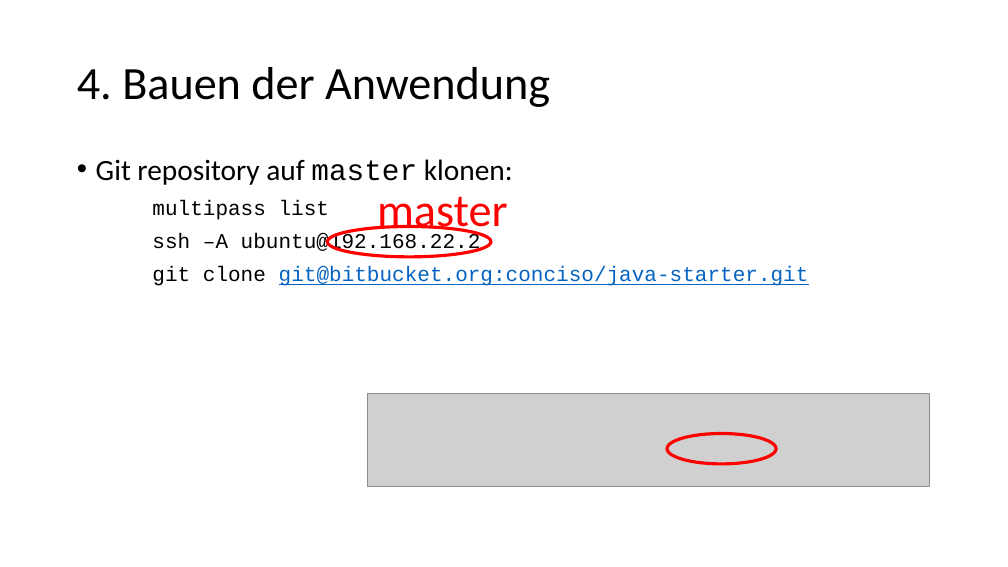
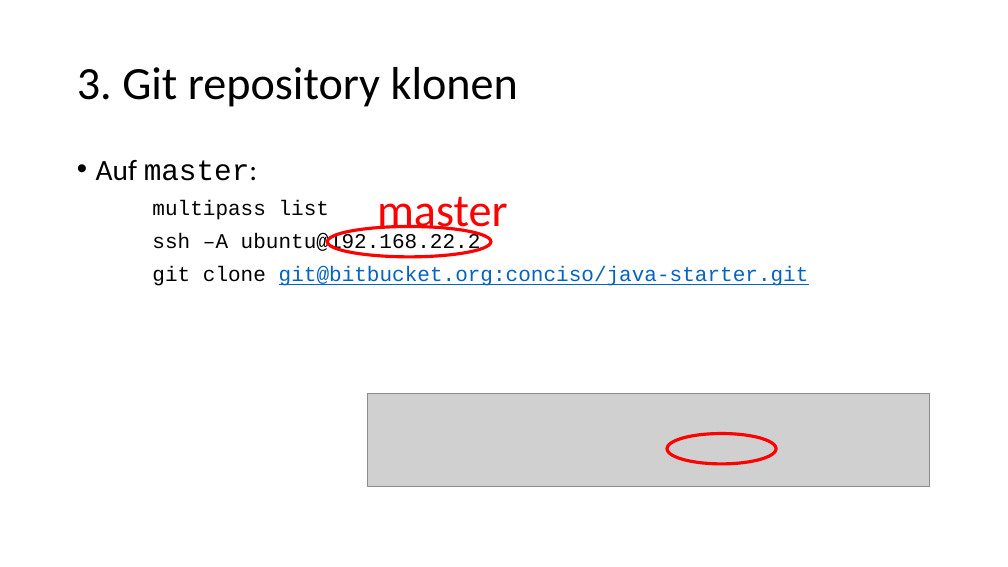
Before and after one commit to igeldo/PR4-SoSe23, a slide deck: slide 6 of sample/kubernetes/Bring your own device - Teil 2.pptx (slide 8 before the commit). Drawn at 1008x567 pixels with LibreOffice and Linux fonts; fonts in the diff are those of the drawing; grey boxes stand for pictures. Boxes give left, top, right and bottom in pixels: in the first picture for what was removed or moved away, otherwise in the second. Text is boxed around its words. In the diff, an @@ line names an element or a change of style, - is before the commit and + after.

```diff
--- a/sample/kubernetes/Bring your own device - Teil 2.pptx
+++ b/sample/kubernetes/Bring your own device - Teil 2.pptx
@@ title at [77,67,518,107]: text changed @@
-4. Bauen der Anwendung
+3. Git repository klonen
@@ text at [96,160,258,181]: text changed; font Calibri to Courier New @@
-• Git repository auf master klonen:
+• Auf master:
```
Also in this commit, not shown: 9 other slides changed, 1 slide added, 3 slides removed.
